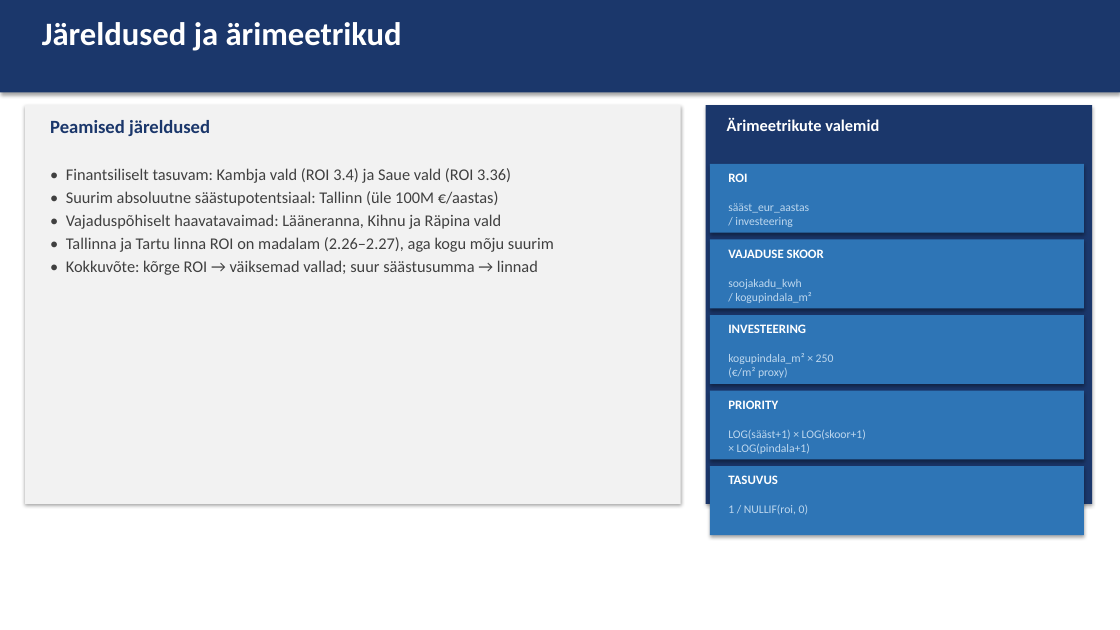
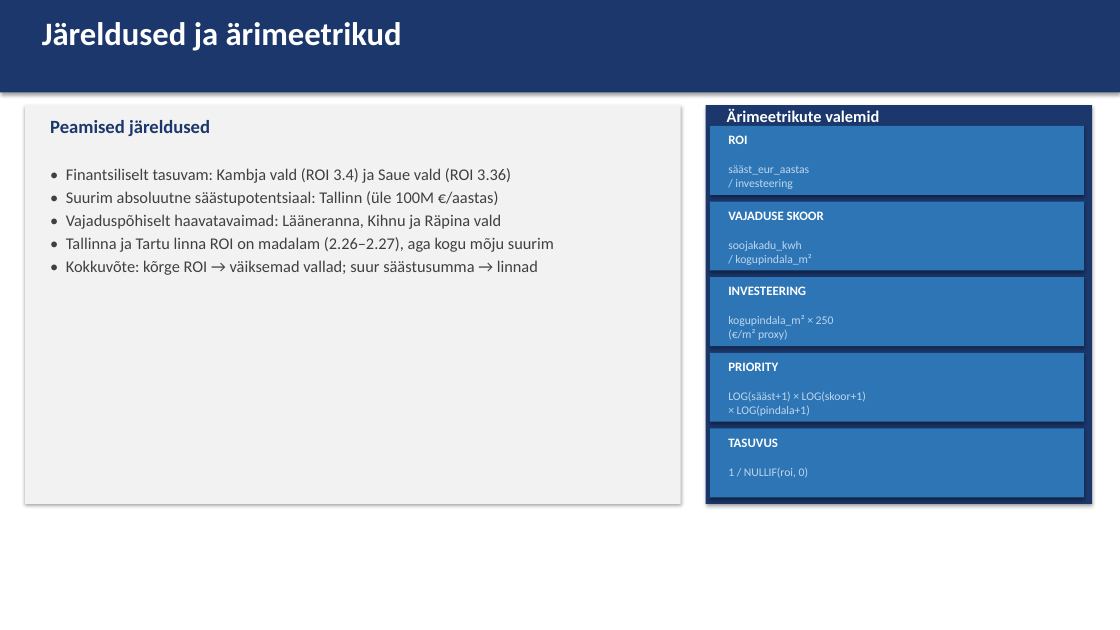
Before and after one commit to toelt/hoonete-soojakadu, a slide deck: slide 8 of docs/esitlus.pptx. Drawn at 1120x630 pixels with LibreOffice and Linux fonts; fonts in the diff are those of the drawing. Boxes give left, top, right and bottom in pixels: in the first picture for what was removed or moved away, otherwise in the second. Text is boxed around its words. In the diff, an @@ line names an element or a change of style, - is before the commit and + after.

```diff
--- a/docs/esitlus.pptx
+++ b/docs/esitlus.pptx
@@ text "Ärimeetrikute valemid" rewrapped from [727, 118, 879, 131] to [727, 109, 879, 127] @@
@@ 8 texts, 3 rectangles: place and size @@
-8 texts, 3 rectangles at [710, 164, 1084, 515]
+8 texts, 3 rectangles at [710, 126, 1084, 478]
@@ 2 texts, 2 rectangles: place and size @@
-2 texts, 2 rectangles at [710, 239, 1084, 535]
+2 texts, 2 rectangles at [710, 202, 1084, 497]
```
Also in this commit, not shown: 1 slide added.
